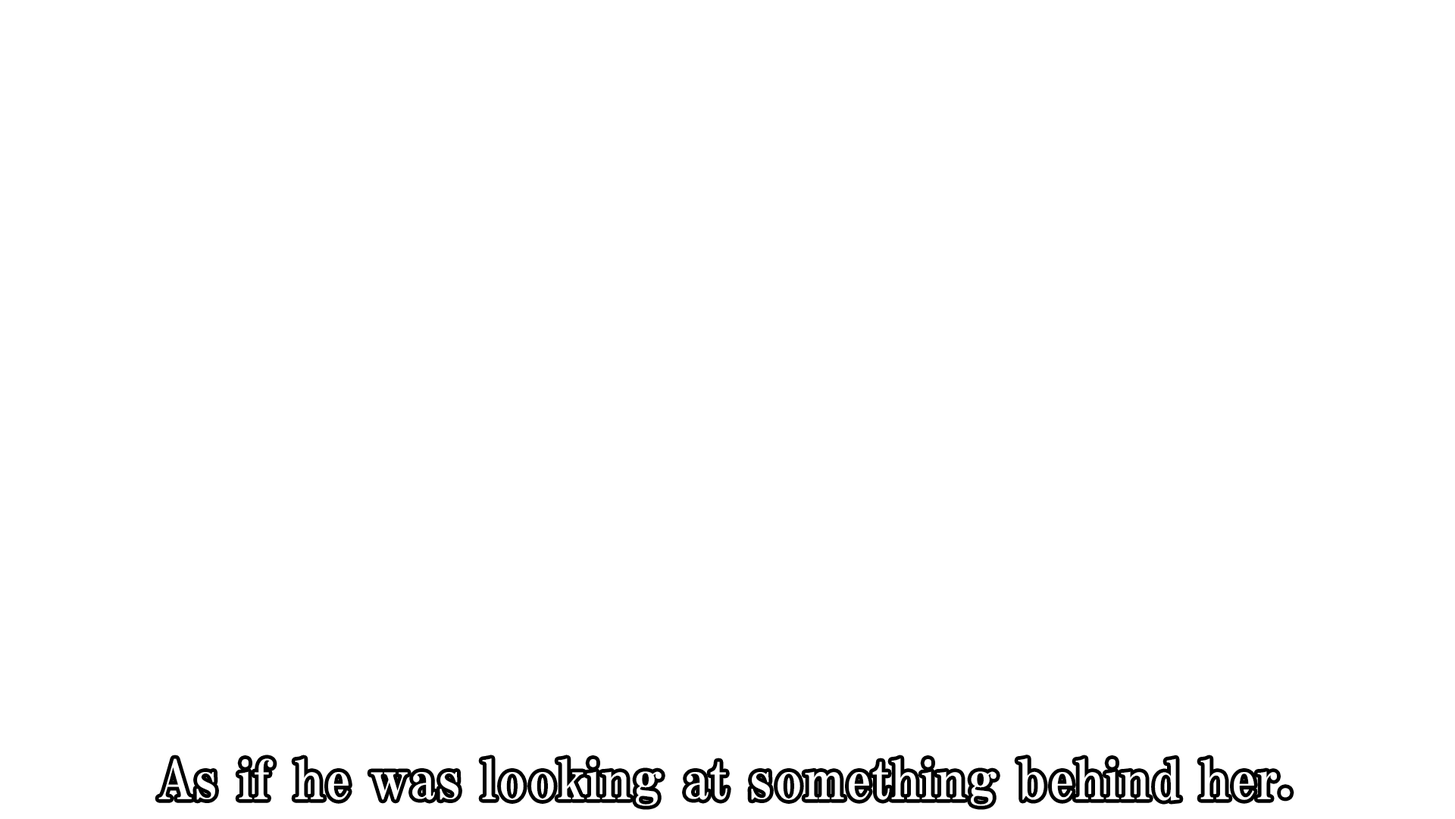
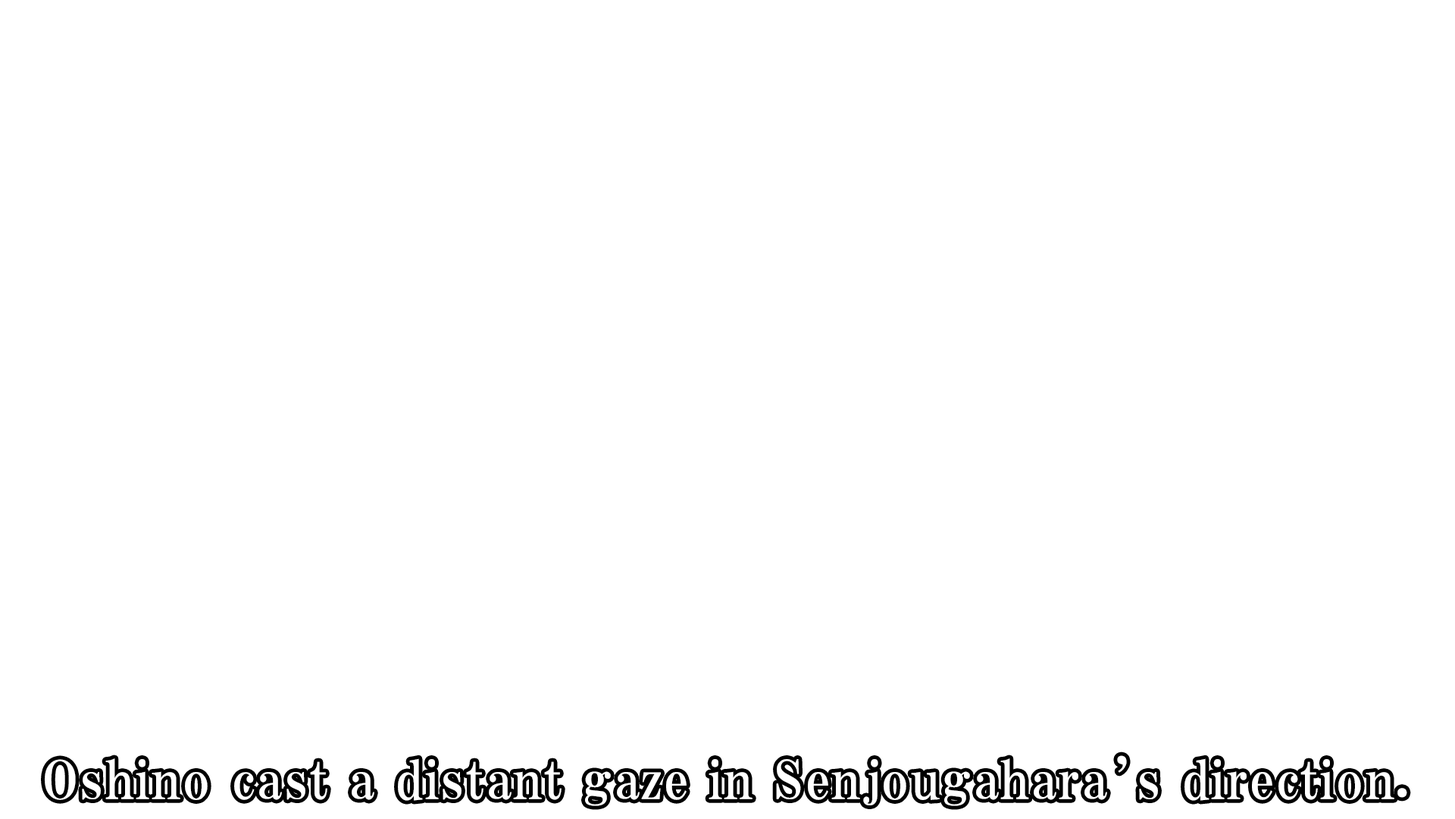
The second 1455 x 819 image is a revision of the first. Changes to its layers:
renamed "Oshino cast a distant gaze in Senjogahara’s direction." to "Oshino cast a distant gaze in Senjougahara’s direction.", showed it, painted on it over [44, 754, 1408, 806]
hid "As if he was looking at something behind her." over [158, 757, 1291, 806]
